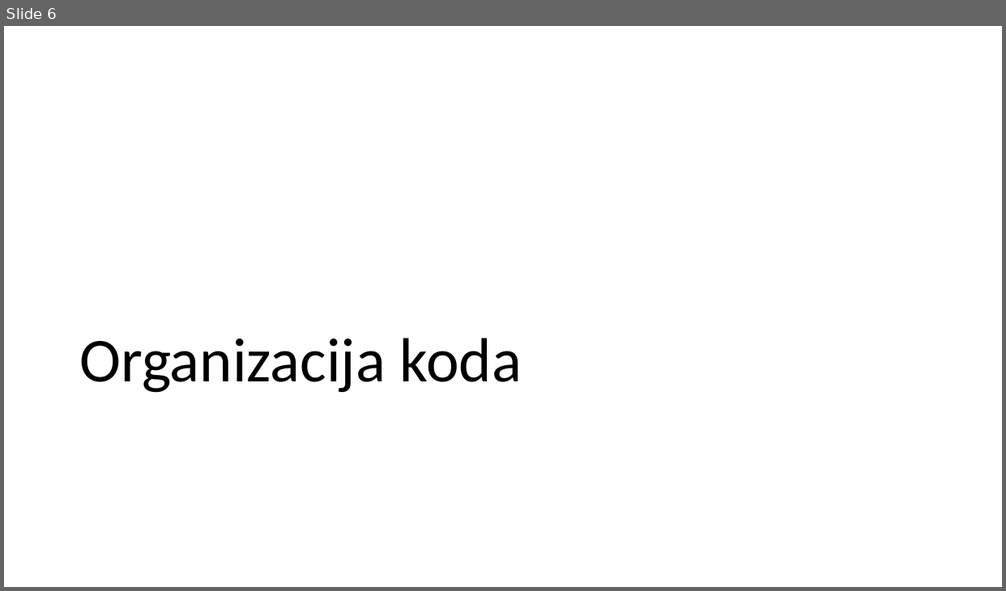
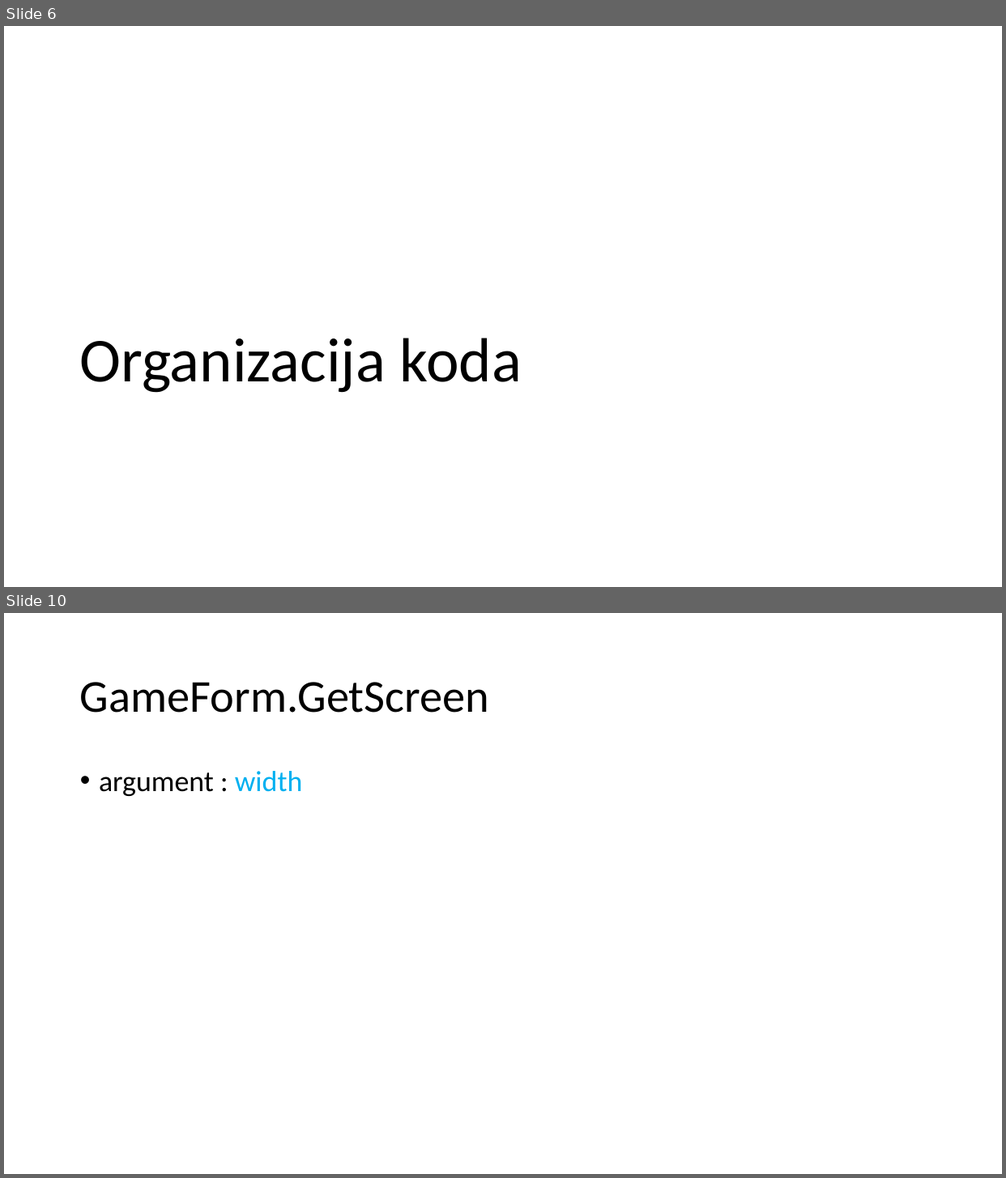
Before and after one commit to mihapetr/Zmija, a slide deck: docs/Zmijica.pptx. Shown one above the other, each under a label of ours: slide 6 before the commit, slides 6 and 10 after it; the slides between them are not shown. The pictures are 1006x591 and 1006x1178 pixels, drawn with LibreOffice and Linux fonts; fonts in the diff are those of the drawing. Boxes give left, top, right and bottom in pixels: in the first picture for what was removed or moved away, otherwise in the second. Text is boxed around its words. In the diff, an @@ line names an element or a change of style, - is before the commit and + after.

```diff
--- a/docs/Zmijica.pptx
+++ b/docs/Zmijica.pptx
@@ slide 10 added at box(4, 613, 1002, 1174), background #FFFFFF @@
@@ title added at box(80, 682, 489, 713), 44 pt, text #000000 @@
+GameForm.GetScreen
@@ text added at box(99, 771, 303, 796), 28 pt, text #000000 @@
+• argument : width
```
Also in this commit, not shown: 4 slides changed, 1 other slide added, 1 other file.
